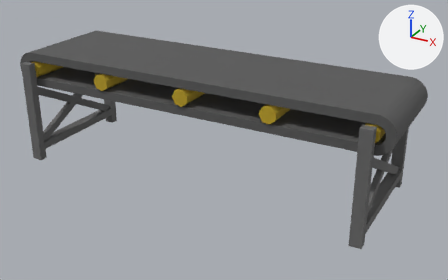
Two versions of the glTF model public/models/belt_3_to_4.glb, one commit apart.
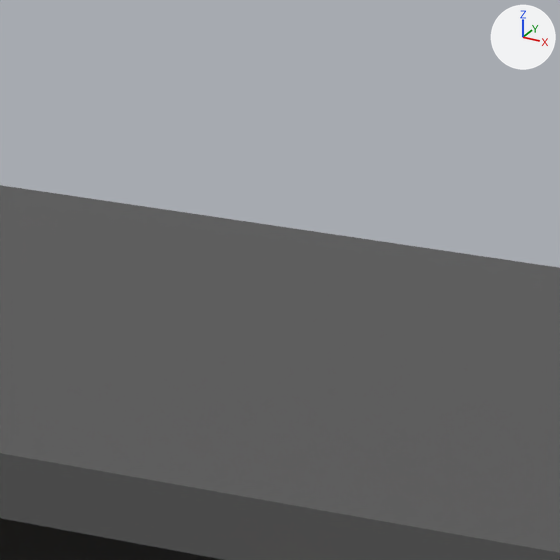
The first picture shows the older version from a 50 mm lens placed at (3.31, -5.71, 2.18), pointed at (0.18, -0.01, -0.67). The close-ups show both versions on the part from 50% to 68% of the width and 8% to 37% of the height of that picture; other places that the commit changed are outside them. Every picture has the same lights, and +X, +Y and +Z are marked at upper right. Where no turn or scale is listed for an object, it has been applied to the vertices.

Objects in the first close-up: 'belt_inf.001', 'belt_sup'.
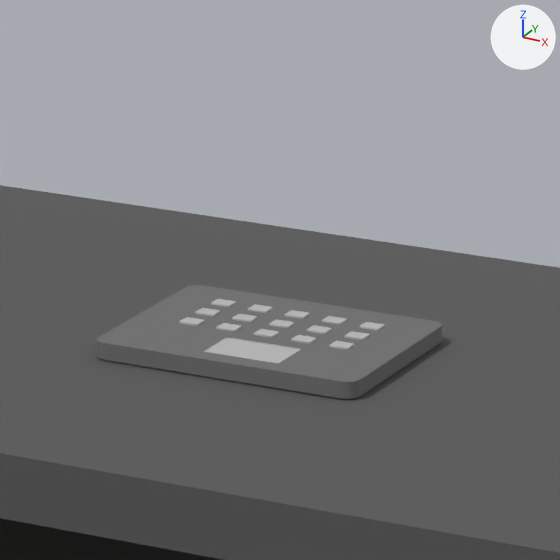
Changed parts and their boxes (x1, y1, x2, y2) in the close-ups (560 x 560 px):
'keyboard1.002', added
    after: (96, 285, 442, 399)
    faces in mat_light_dark_005 (grey #707070): (96, 285, 442, 399)
    faces in mat_white_004 (grey #b9b9b9): (179, 299, 385, 363)

Diff of the bpy script that builds the scene:
```diff
--- a/public/models/belt_3_to_4.glb.py
+++ b/public/models/belt_3_to_4.glb.py
@@ mat_light_dark_005 @@
+mat_light_dark_005 = principled_material('light_dark.005')
+mat_light_dark_005.base_color = (0.162, 0.162, 0.162)  # grey #707070
+mat_light_dark_005.roughness = 0.9
@@ mat_white_004 @@
+mat_white_004 = principled_material('white.004')
+mat_white_004.base_color = (0.487, 0.487, 0.487)  # grey #b9b9b9
+mat_white_004.roughness = 0.9
@@ me_cube_017 @@
+me_cube_017.from_pydata(...)  # 1011 vertices, 1687 faces; spans x -1.0..1.0, y -1.0..1.0, z -1.19..1.0
+# faces by material slot: [357, 1330]
+me_cube_017.materials.append(mat_light_dark_005)  # grey #707070
+me_cube_017.materials.append(mat_white_004)  # grey #b9b9b9
@@ ob_keyboard1_002 @@
+ob_keyboard1_002 = bpy.data.objects.new('keyboard1.002', me_cube_017)
+ob_keyboard1_002.location = (0.644, -0.001, 0.213)
+ob_keyboard1_002.rotation_euler = (0.0, 0.0, 0.00411)  # degrees (0, 0, 0.2)
+ob_keyboard1_002.scale = (0.212, 0.167, -0.0129)
```
